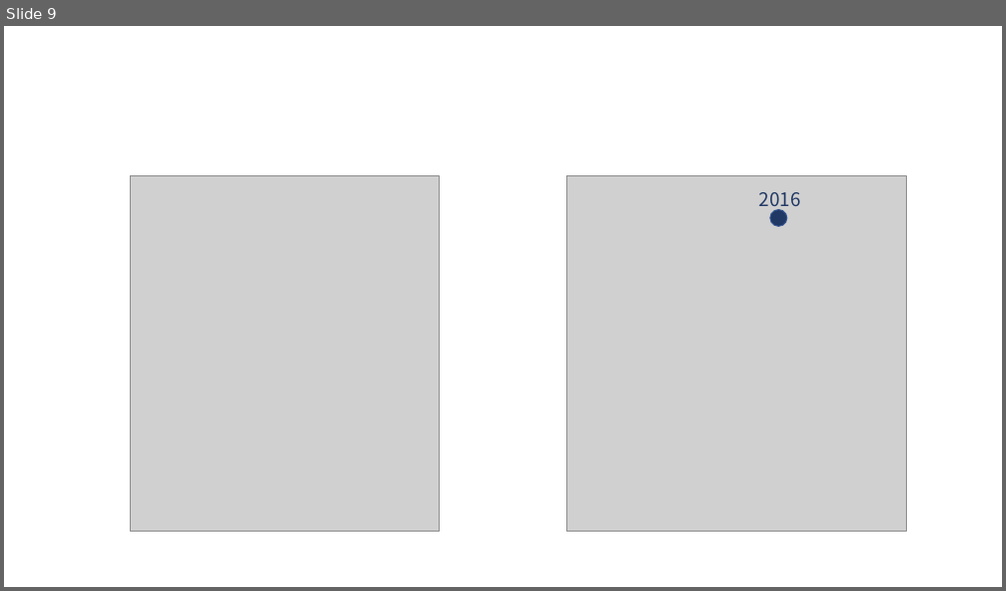
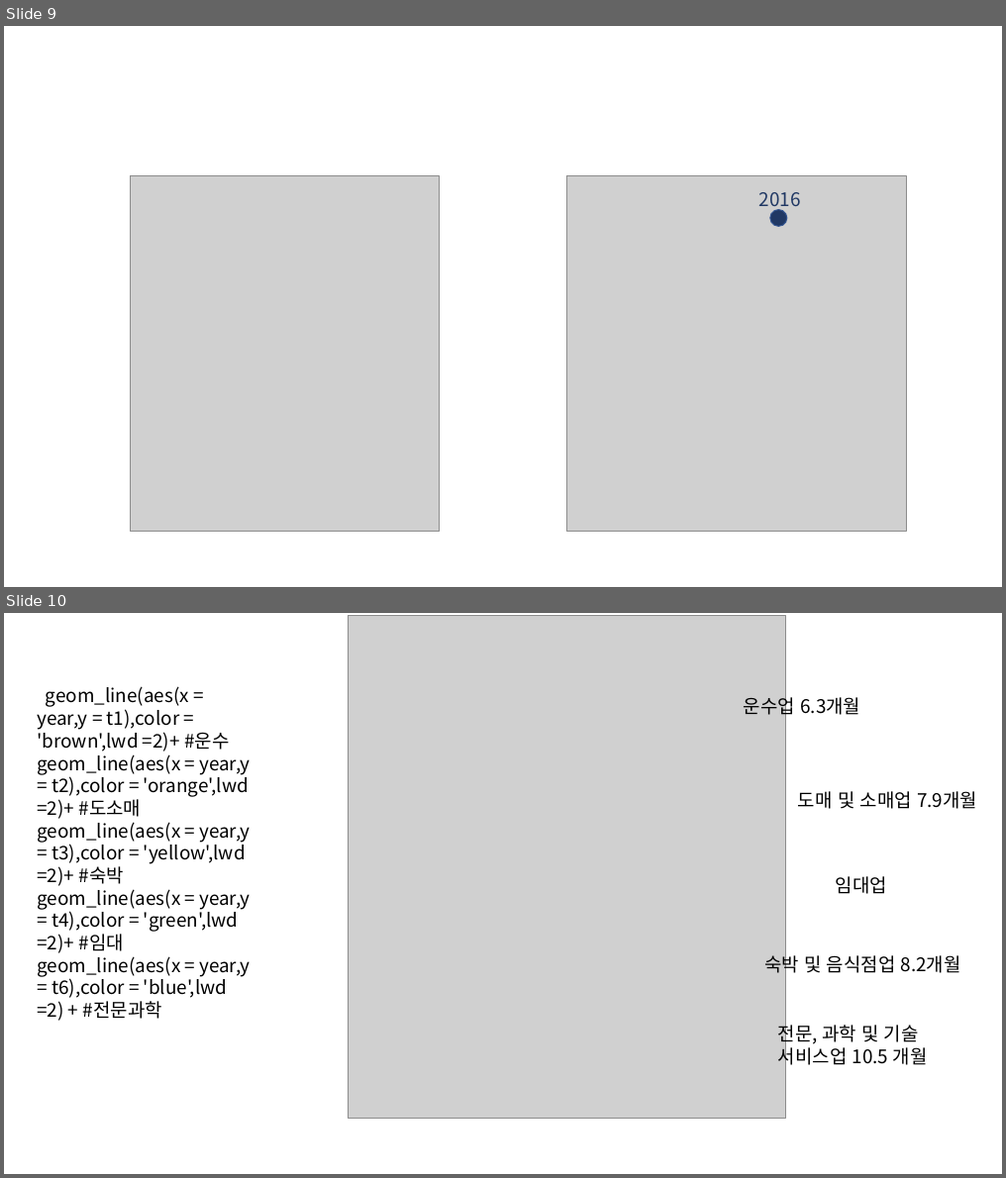
Before and after one commit to choisawyou/learnR, a slide deck: project/임시서윤.pptx. Shown one above the other, each under a label of ours: slide 9 before the commit, slides 9 and 10 after it. The pictures are 1006x591 and 1006x1178 pixels, drawn with LibreOffice and Linux fonts; fonts in the diff are those of the drawing; grey boxes stand for pictures. Boxes give left, top, right and bottom in pixels: in the first picture for what was removed or moved away, otherwise in the second. Text is boxed around its words. In the diff, an @@ line names an element or a change of style, - is before the commit and + after.

```diff
--- a/project/임시서윤.pptx
+++ b/project/임시서윤.pptx
@@ slide 10 added at (4, 613, 1002, 1174), background #FFFFFF @@
@@ picture added at (349, 616, 785, 1119) @@
@@ text added at (37, 686, 250, 1021), 18 pt, text #000000 @@
+geom_line(aes(x = year,y = t1),color = 'brown',lwd =2)+ #운수
+geom_line(aes(x = year,y = t2),color = 'orange',lwd =2)+ #도소매
+geom_line(aes(x = year,y = t3),color = 'yellow',lwd =2)+ #숙박
+geom_line(aes(x = year,y = t4),color = 'green',lwd =2)+ #임대
+geom_line(aes(x = year,y = t6),color = 'blue',lwd =2) + #전문과학
@@ text added at (744, 693, 860, 718), 18 pt, text #000000 @@
+운수업 6.3개월
@@ text added at (798, 791, 977, 809), 18 pt, text #000000 @@
+도매 및 소매업 7.9개월
@@ text added at (836, 876, 887, 894), 18 pt, text #000000 @@
+임대업
@@ text added at (764, 952, 961, 976), 18 pt, text #000000 @@
+숙박 및 음식점업 8.2개월
@@ text added at (778, 1022, 928, 1068), 18 pt, text #000000 @@
+전문, 과학 및 기술 서비스업 10.5 개월
```
Also in this commit, not shown: 1 slide changed, 41 other files.
